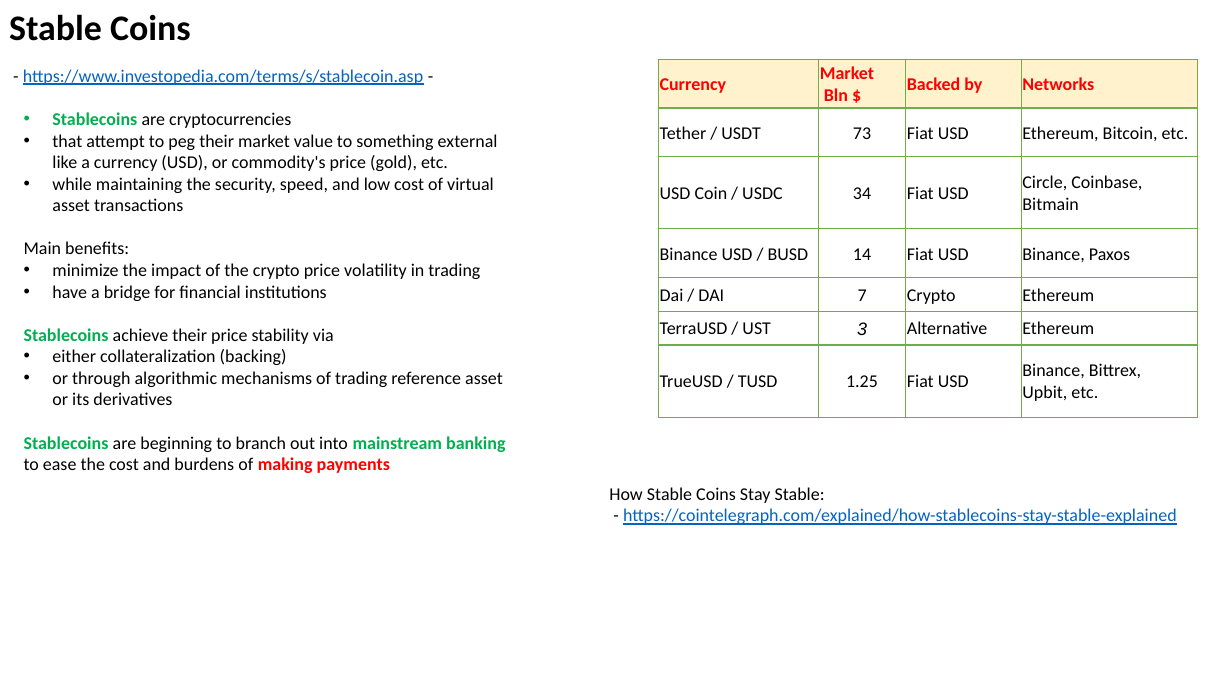
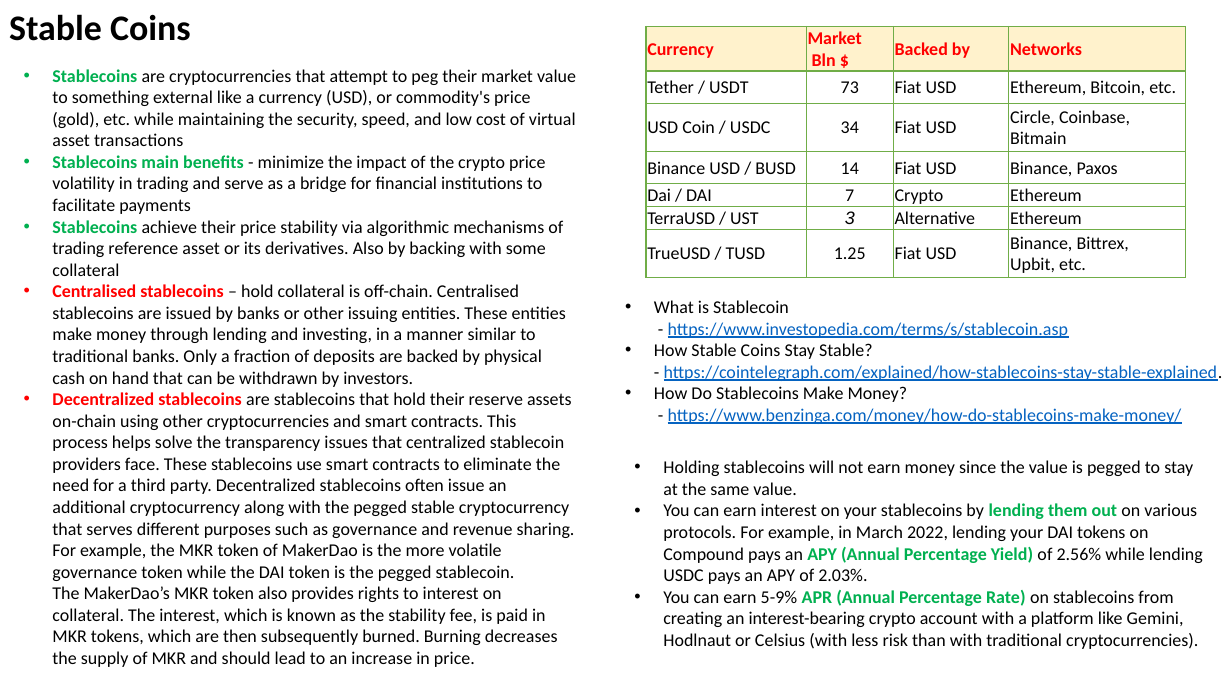
Before and after one commit to lselector/crypto, a slide deck: slide 1 of crypto_04_stable_coins.pptx. Drawn at 1232x693 pixels with LibreOffice and Linux fonts; fonts in the diff are those of the drawing. Boxes give left, top, right and bottom in pixels: in the first picture for what was removed or moved away, otherwise in the second. Text is boxed around its words. In the diff, an @@ line names an element or a change of style, - is before the commit and + after.

Commit message:
update

```diff
--- a/crypto_04_stable_coins.pptx
+++ b/crypto_04_stable_coins.pptx
@@ table: place and size @@
-table at [658,59,1197,417]
+table at [646,27,1185,277]
@@ text removed at [23,69,423,85] @@
-- https://www.investopedia.com/terms/s/stablecoin.asp -
@@ text at [52,69,576,667]: text changed @@
-• Stablecoins are cryptocurrencies
-• that attempt to peg their market value to something external
-  like a currency (USD), or commodity's price (gold), etc.
-• while maintaining the security, speed, and low cost of virtual asset transactions
-Main benefits:
-• minimize the impact of the crypto price volatility in trading
-• have a bridge for financial institutions
-Stablecoins achieve their price stability via
-• either collateralization (backing)
-• or through algorithmic mechanisms of trading reference asset or its derivatives
-Stablecoins are beginning to branch out into mainstream banking
-to ease the cost and burdens of making payments
+• Stablecoins are cryptocurrencies that attempt to peg their market value to something external like a currency (USD), or commodity's price (gold), etc. while maintaining the security, speed, and low cost of virtual asset transactions
+• Stablecoins main benefits - minimize the impact of the crypto price volatility in trading and serve as a bridge for financial institutions to facilitate payments
+• Stablecoins achieve their price stability via algorithmic mechanisms of trading reference asset or its derivatives. Also by backing with some collateral
+• Centralised stablecoins – hold collateral is off-chain. Centralised stablecoins are issued by banks or other issuing entities. These entities make money through lending and investing, in a manner similar to traditional banks. Only a fraction of deposits are backed by physical cash on hand that can be withdrawn by investors.
+• Decentralized stablecoins are stablecoins that hold their reserve assets on-chain using other cryptocurrencies and smart contracts. This process helps solve the transparency issues that centralized stablecoin providers face. These stablecoins use smart contracts to eliminate the need for a third party. Decentralized stablecoins often issue an additional cryptocurrency along with the pegged stable cryptocurrency that serves different purposes such as governance and revenue sharing. For example, the MKR token of MakerDao is the more volatile governance token while the DAI token is the pegged stablecoin.
+  The MakerDao’s MKR token also provides rights to interest on collateral. The interest, which is known as the stability fee, is paid in MKR tokens, which are then subsequently burned. Burning decreases the supply of MKR and should lead to an increase in price.
@@ text at [654,300,1223,424]: text changed @@
-How Stable Coins Stay Stable:
-- https://cointelegraph.com/explained/how-stablecoins-stay-stable-explained
+• What is Stablecoin
+  - https://www.investopedia.com/terms/s/stablecoin.asp
+• How Stable Coins Stay Stable?
+  - https://cointelegraph.com/explained/how-stablecoins-stay-stable-explained.
+• How Do Stablecoins Make Money?
+  - https://www.benzinga.com/money/how-do-stablecoins-make-money/
@@ text added at [663,460,1203,649], 14 pt, text #000000 @@
+• Holding stablecoins will not earn money since the value is pegged to stay at the same value.
+• You can earn interest on your stablecoins by lending them out on various protocols. For example, in March 2022, lending your DAI tokens on Compound pays an APY (Annual Percentage Yield) of 2.56% while lending USDC pays an APY of 2.03%.
+• You can earn 5-9% APR (Annual Percentage Rate) on stablecoins from creating an interest-bearing crypto account with a platform like Gemini, Hodlnaut or Celsius (with less risk than with traditional cryptocurrencies).
```
Also in this commit, not shown: 2 other slides changed, 2 slides added, 1 slide removed.
